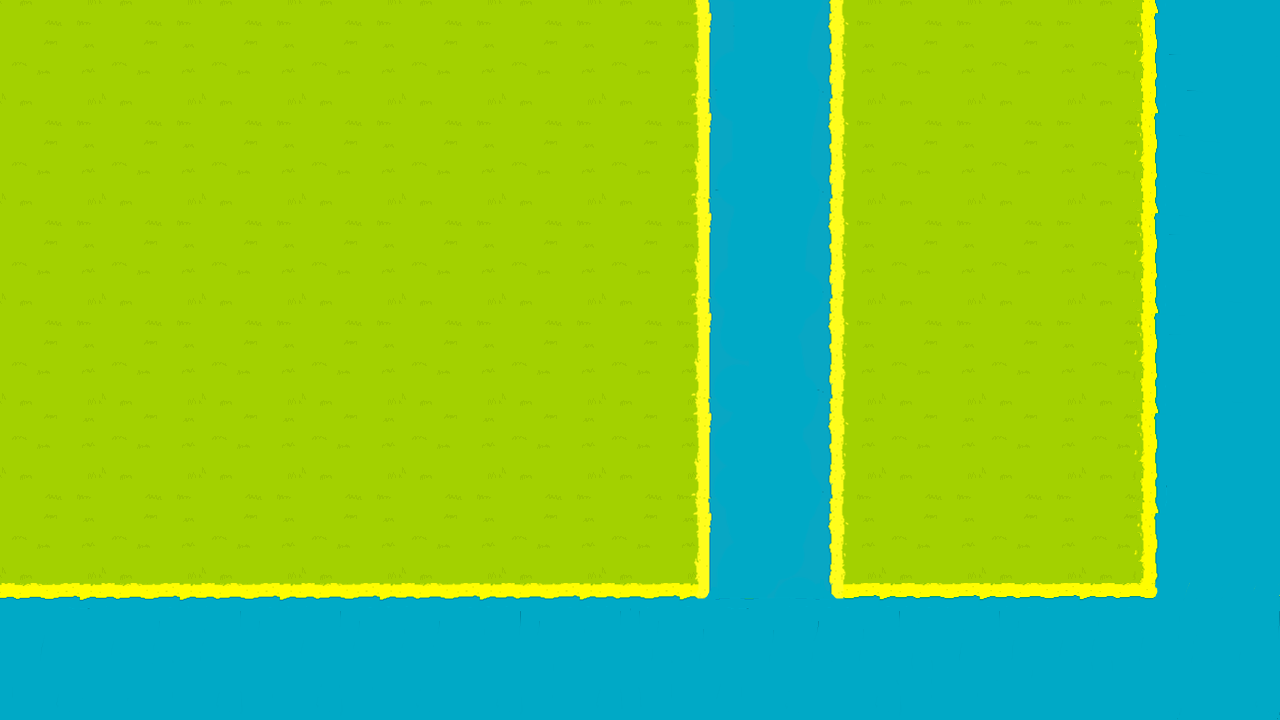
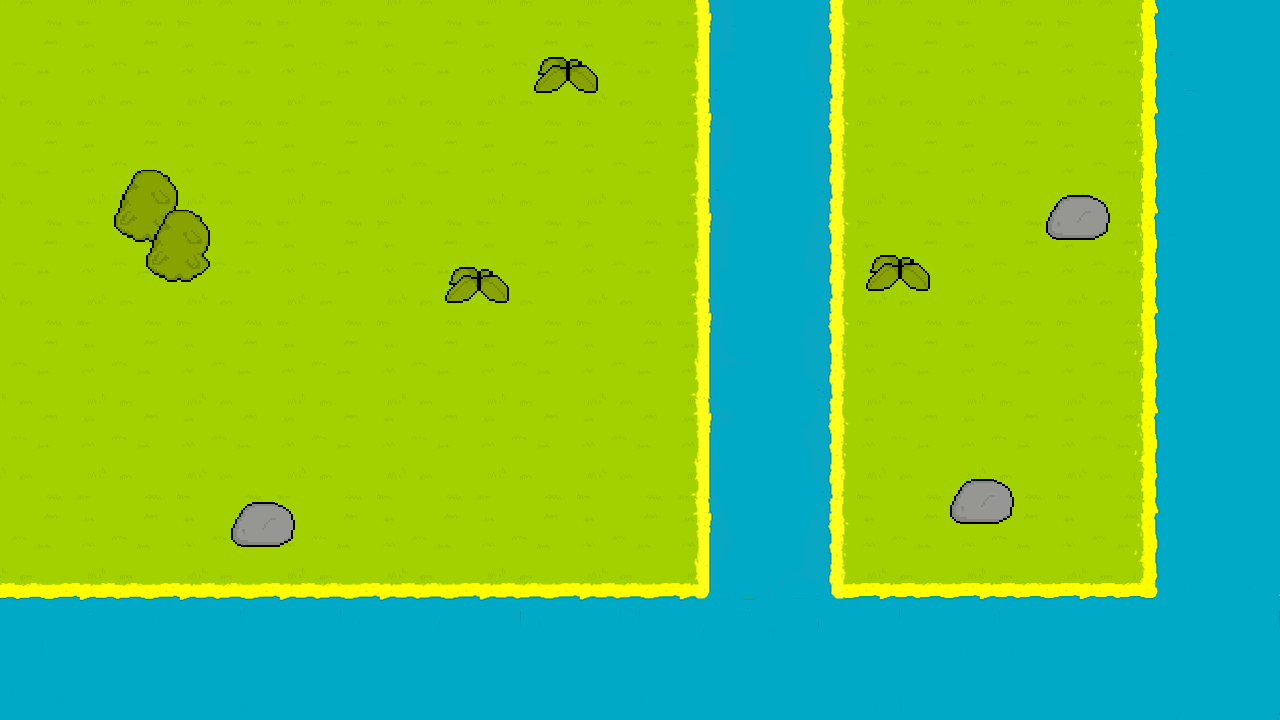
Layers edited between the first and the second 1280 x 720 image:
added layer "vegetacao" above "RIO" over [left=114, top=57, right=1110, bottom=547]
